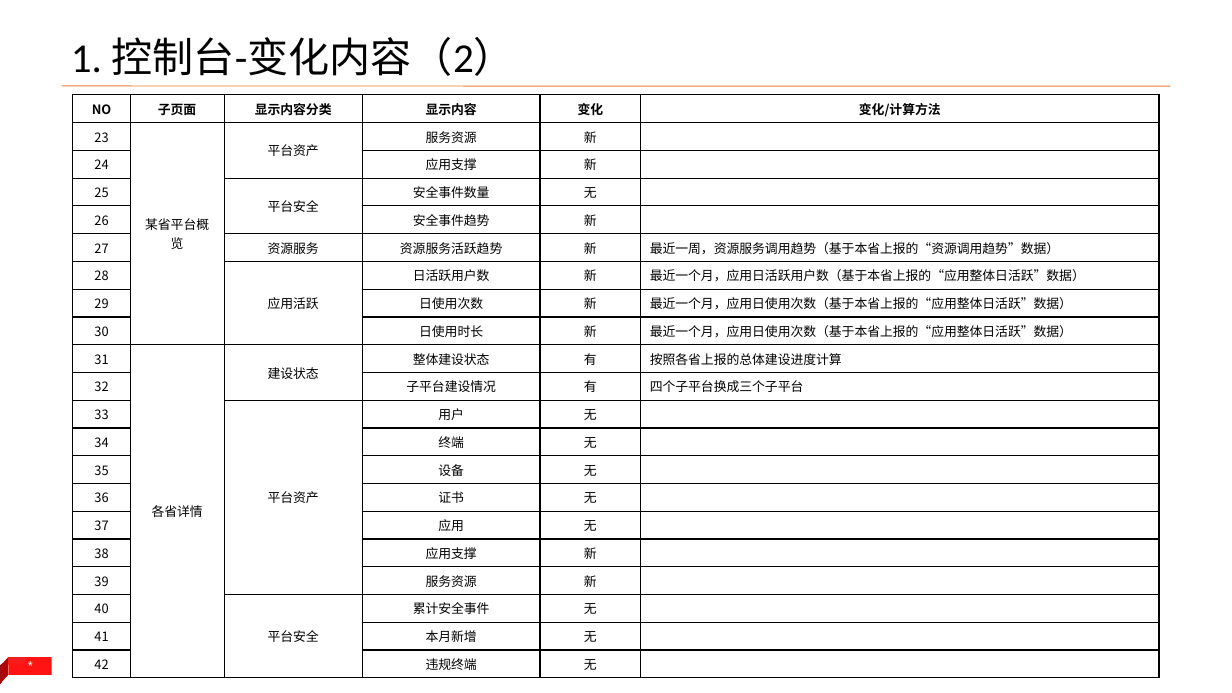
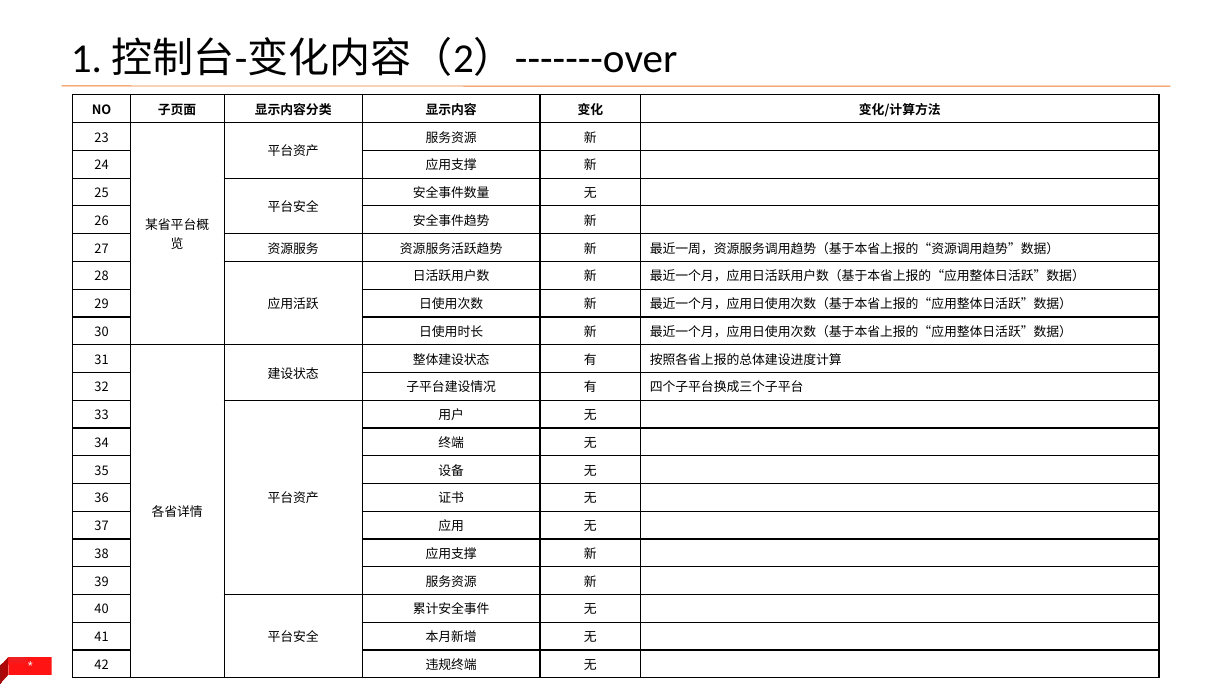
Before and after one commit to yangld/learn, a slide deck: slide 4 of 1附件/全国集中管控改动内容_v2_1.pptx. Drawn at 1232x693 pixels with LibreOffice and Linux fonts; fonts in the diff are those of the drawing. Boxes give left, top, right and bottom in pixels: in the first picture for what was removed or moved away, otherwise in the second. Text is boxed around its words. In the diff, an @@ line names an element or a change of style, - is before the commit and + after.

```diff
--- a/1附件/全国集中管控改动内容_v2_1.pptx
+++ b/1附件/全国集中管控改动内容_v2_1.pptx
@@ title at (71, 37, 677, 76): text changed @@
-1. 控制台-变化内容（2）
+1. 控制台-变化内容（2）-------over
```
Also in this commit, not shown: 2 other slides changed.
